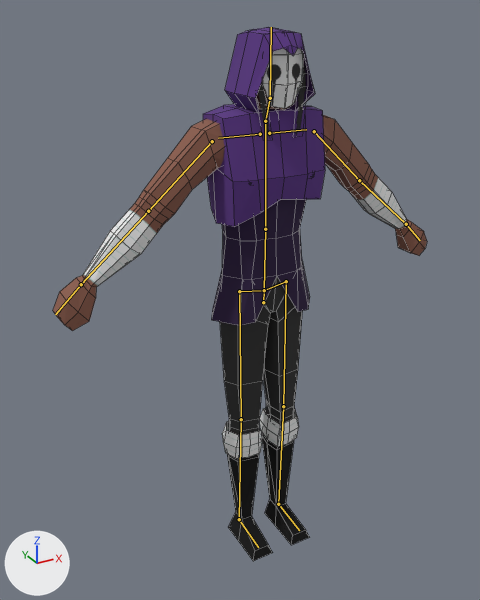
The Blender file meshes/player/characters/Mirage/Mirage.blend, before and after one commit.
Before and after are seen from a 50 mm camera at (-0.95, -1.547, 1.661) aimed at (-0.058, 0.075, 0.849). Arrows for +X, +Y and +Z are at lower left; the lights stay in place. The bones that bend it are drawn over the model as lines. Mesh edges are drawn as thin lines.

Objects in the first picture: 'Character', 'Hair.L', 'Hair.R', 'Hood', 'Hood_torso', 'Mask', 'legbandage.L', 'legbandage.R'.
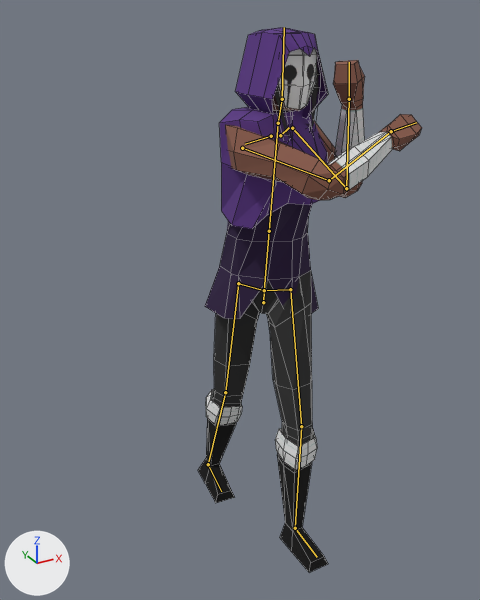
The newer file adds an action. The first version stands in its rest pose; the second is drawn at frame 10 of the action 'weapon_unarmed_strike'.

The edits, one by one:
Bone 'hip' (bone_hip) turns from (0, 0, 0) to (0, -45, 0) degrees about its own x, y and z.
Bone 'spine' (bone_spine) turns from (0, 0, 0) to (3, 20, -4) degrees about its own x, y and z.
Bone 'spine.001' (bone_spine_001) turns from (0, 0, 0) to (-2, 25, -1) degrees about its own x, y and z.
Bone 'shoulder.L' (bone_shoulder_l) turns from (0, 0, 0) to (0, -26, 46) degrees about its own x, y and z.
Bone 'upper_arm.L' (bone_upper_arm_l) turns from (0, 0, 0) to (21, 19, -36) degrees about its own x, y and z.
Bone 'forearm.L' (bone_forearm_l) turns from (0, 0, 0) to (133, -27, 8) degrees about its own x, y and z.
Bone 'hand.L' (bone_hand_l) turns from (0, 0, 0) to (5, -12, 0) degrees about its own x, y and z.
Bone 'shoulder.R' (bone_shoulder_r) turns from (0, 0, 0) to (-2, 10, 28) degrees about its own x, y and z.
Bone 'upper_arm.R' (bone_upper_arm_r) turns from (0, 0, 0) to (98, -17, -61) degrees about its own x, y and z.
Bone 'forearm.R' (bone_forearm_r) turns from (0, 0, 0) to (101, 43, 30) degrees about its own x, y and z.
Bone 'hand.R' (bone_hand_r) turns from (0, 0, 0) to (-10, 1, 2) degrees about its own x, y and z.
Bone 'neck' (bone_neck) turns from (0, 0, 0) to (-9, 11, 0) degrees about its own x, y and z.
Bone 'head' (bone_head) turns from (0, 0, 0) to (5, -5, -1) degrees about its own x, y and z.
Bone 'thigh.L' (bone_thigh_l) turns from (0, 0, 0) to (-10, -45, -1) degrees about its own x, y and z.
Bone 'shin.L' (bone_shin_l) turns from (0, 0, 0) to (10, 0, 0) degrees about its own x, y and z.
Bone 'thigh.R' (bone_thigh_r) turns from (0, 0, 0) to (13, -41, 0) degrees about its own x, y and z.
Bone 'shin.R' (bone_shin_r) turns from (0, 0, 0) to (5, 0, 1) degrees about its own x, y and z.
Bone 'foot.R' (bone_foot_r) turns from (0, 0, 0) to (-10, 2, -1) degrees about its own x, y and z.

Location of each change, [x1, y1, x2, y2] in pixels of the pictures (480 x 600 px):
'Character', posed (40% narrower, 8% taller): before [53, 87, 427, 561]; after [198, 60, 422, 572]
'Hood_torso', posed (11% narrower): before [203, 104, 325, 227]; after [219, 107, 328, 229]
'Hood', posed: before [225, 27, 315, 113]; after [235, 28, 328, 118]
'Mask', posed (7% narrower): before [262, 48, 304, 109]; after [278, 48, 317, 110]
'legbandage.L', posed (7% wider): before [260, 408, 299, 447]; after [275, 428, 317, 469]
'legbandage.R', posed (10% narrower): before [222, 421, 262, 458]; after [206, 389, 242, 424]
'Hair.L', posed: before [295, 61, 307, 136]; after [311, 65, 319, 131]
bone 'spine', root to tip: before (264, 290) to (265, 229); after (264, 290) to (269, 231)
bone 'spine.001', root to tip: before (265, 229) to (265, 121); after (269, 231) to (278, 123)
bone 'shoulder.L', root to tip: before (269, 133) to (306, 129); after (280, 135) to (289, 127)
bone 'upper_arm.L', root to tip: before (314, 131) to (359, 180); after (292, 128) to (346, 188)
bone 'forearm.L', root to tip: before (359, 180) to (406, 224); after (346, 188) to (349, 99)
bone 'hand.L', root to tip: before (406, 224) to (420, 240); after (349, 99) to (349, 62)
bone 'shoulder.R', root to tip: before (260, 134) to (218, 138); after (271, 136) to (245, 144)
bone 'upper_arm.R', root to tip: before (212, 141) to (148, 211); after (242, 148) to (329, 180)
bone 'forearm.R', root to tip: before (148, 211) to (81, 284); after (329, 180) to (391, 131)
bone 'hand.R', root to tip: before (81, 284) to (55, 314); after (391, 131) to (416, 122)
bone 'neck', root to tip: before (265, 121) to (270, 98); after (278, 123) to (282, 99)
bone 'head', root to tip: before (270, 98) to (271, 27); after (282, 99) to (284, 27)
bone 'thigh.L', root to tip: before (286, 281) to (283, 406); after (290, 289) to (301, 426)
bone 'shin.L', root to tip: before (283, 406) to (278, 504); after (301, 426) to (295, 528)
bone 'thigh.R', root to tip: before (239, 291) to (241, 419); after (238, 283) to (225, 392)
bone 'shin.R', root to tip: before (241, 419) to (239, 519); after (225, 392) to (208, 464)
bone 'foot.R', root to tip: before (239, 519) to (258, 547); after (208, 464) to (221, 491)
